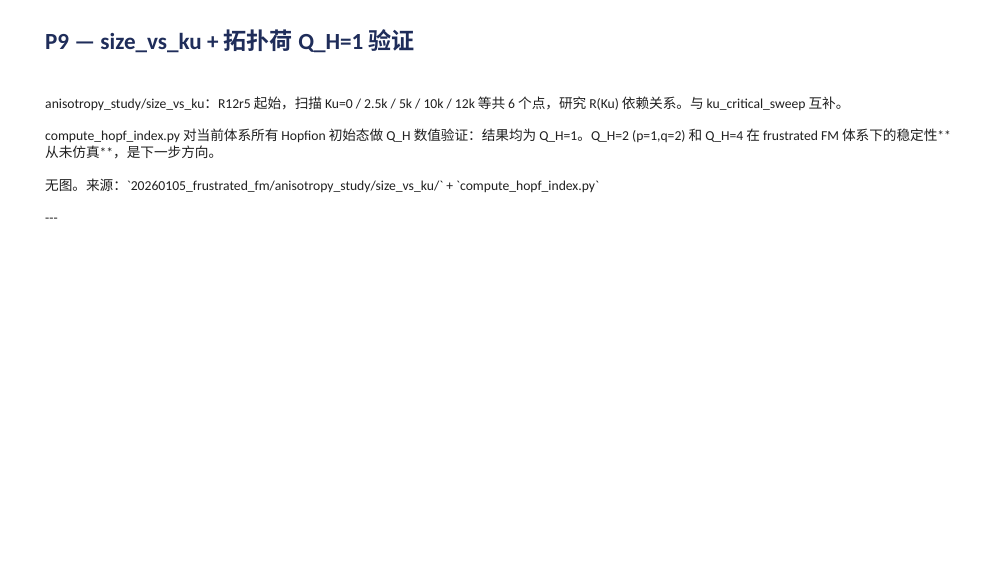
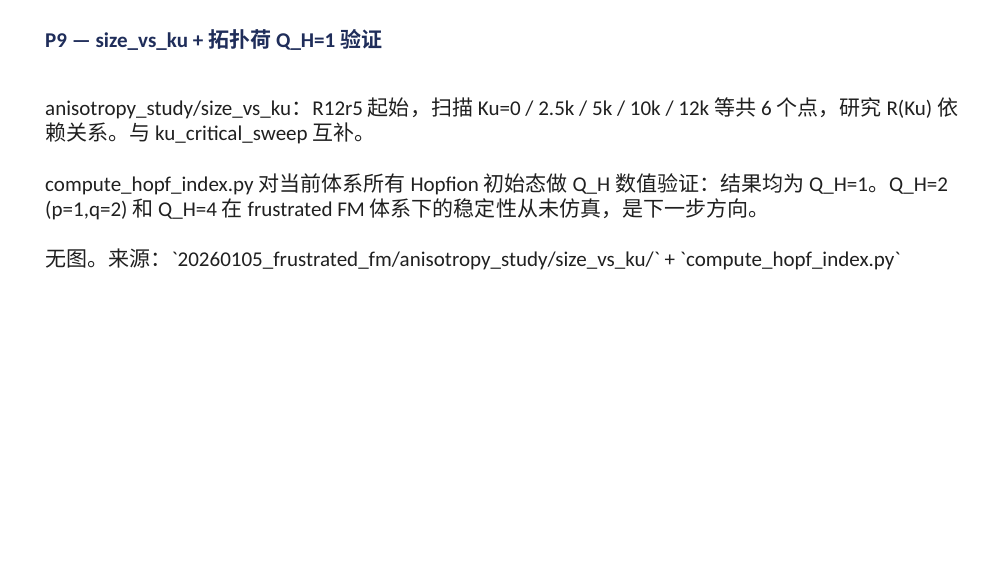
Before and after one commit to Wlybs/Hopfion, a slide deck: slide 9 of presentation/talk.pptx. Drawn at 1008x567 pixels with LibreOffice and Linux fonts; fonts in the diff are those of the drawing. Boxes give left, top, right and bottom in pixels: in the first picture for what was removed or moved away, otherwise in the second. Text is boxed around its words. In the diff, an @@ line names an element or a change of style, - is before the commit and + after.

Commit message:
fix(presentation): all text 20pt, strip --- and ** markers

```diff
--- a/presentation/talk.pptx
+++ b/presentation/talk.pptx
@@ text "P9 — size_vs_ku + 拓扑荷 ..." at box(45, 29, 382, 50): size 22 to 20 pt @@
@@ text at box(45, 97, 958, 270): paragraph removed @@
----
@@ text at box(45, 97, 958, 270): size 13 to 20 pt in "anisotropy_study/size_vs_ku：R12r5 起始，扫描 Ku=0 / 2.5k / 5k ...", "无图。来源：`20260105_frustrated_fm/anisotropy_study/size_vs_ku/`  ..." @@
@@ text at box(45, 173, 948, 220): text changed; size 13 to 20 pt @@
-compute_hopf_index.py 对当前体系所有 Hopfion 初始态做 Q_H 数值验证：结果均为 Q_H=1。Q_H=2 (p=1,q=2) 和 Q_H=4 在 frustrated FM 体系下的稳定性**从未仿真**，是下一步方向。
+compute_hopf_index.py 对当前体系所有 Hopfion 初始态做 Q_H 数值验证：结果均为 Q_H=1。Q_H=2 (p=1,q=2) 和 Q_H=4 在 frustrated FM 体系下的稳定性从未仿真，是下一步方向。
```
Also in this commit, not shown: 28 other slides changed, 1 other file.
